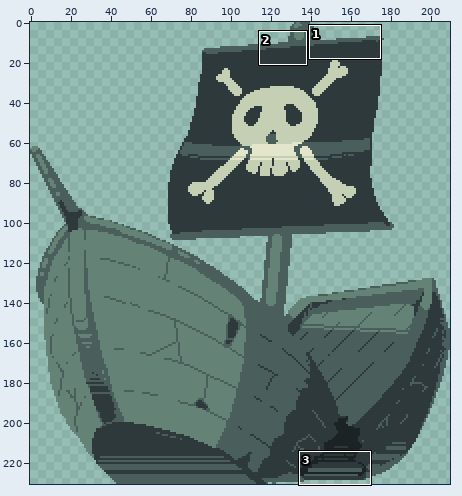
Pixel-art file -- Landmarks/PirateShip/pirate-ship.aseprite. The first picture is a wide view before the edit; the outline marks the close-up.
Close-up. As it was:
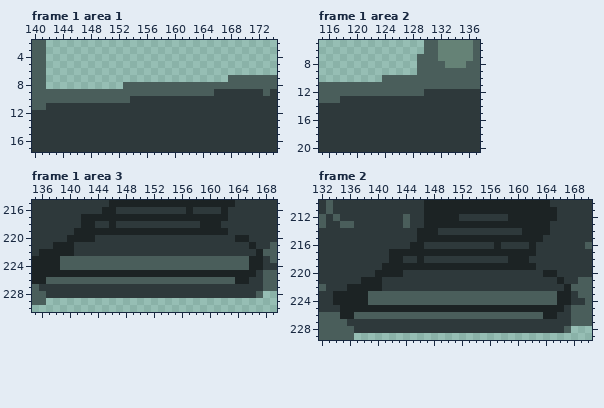
210x231 pixels, 4 frames. Shown: frame 1 area 1: x 140..174, y 2..17; frame 1 area 2: x 115..137, y 5..20; frame 1 area 3: x 135..169, y 215..230; frame 2: x 132..170, y 210..229. The commit also changed other frames or places, which this record leaves out.
After the commit:
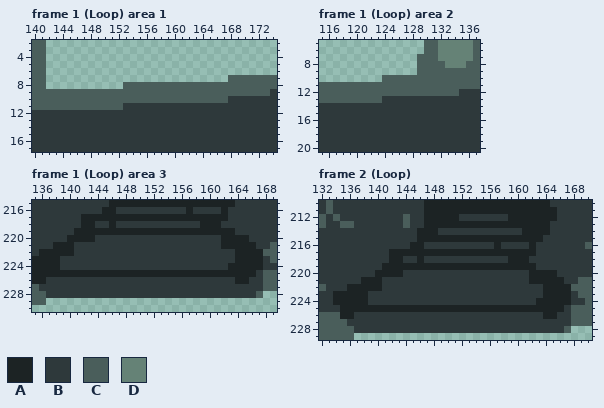
Palette (. is transparent): A #1c2324  B #2e393b  C #4a5e5b  D #658276
Log entry: WIP frame finishing
What changed:
layer "sail-rough anim" removed
--- frame 1 (Loop) area 1
@@ x 140..174 @@
  8 CC...........CCCCCCCCCCCCCCCCCCCCCC
- 9 CCCCCCCCCCCCCCCCCCCCCCCCCCBBBBBBBCB
-10 CCCCCCCCCCCCCCBBBBBBBBBBBBBBBBBBBBB
-11 CCBBBBBBBBBBBBBBBBBBBBBBBBBBBBBBBBB
+ 9 CCCCCCCCCCCCCCCCCCCCCCCCCCCCCCCCCCB
+10 CCCCCCCCCCCCCCCCCCCCCCCCCCCCBBBBBBB
+11 CCCCCCCCCCCCCBBBBBBBBBBBBBBBBBBBBBB
 12 BBBBBBBBBBBBBBBBBBBBBBBBBBBBBBBBBBB
--- frame 1 (Loop) area 2
@@ x 115..137 @@
 11 CCCCCCCCCCCCCCCCCCCCCCC
-12 CCCCCCCCCCCCCCCBBBBBBBB
-13 CCCBBBBBBBBBBBBBBBBBBBB
+12 CCCCCCCCCCCCCCCCCCCCBBB
+13 CCCCCCCCCBBBBBBBBBBBBBB
 14 BBBBBBBBBBBBBBBBBBBBBBB
--- frame 1 (Loop) area 3, layers "sail", "ship"
@@ x 135..169 @@
 218 BBBBBBBAABBABBBBBBBBBBBBAAABBBBBBBB
-219 BBBBBBAAAAAAAAAAAAAAAAAAAAAABBBBBBB
-220 BBBBBAAAABBBBBBBBBBBBBBBBBBBBAABBBB
-221 BBBAAABBBBBBBBBBBBBBBBBBBBBBBBBABBC
-222 BAAAAABBBBBBBBBBBBBBBBBBBBBBBBBBACC
-223 AAAACCCCCCCCCCCCCCCCCCCCCCCCCCCAABC
-224 AAAACCCCCCCCCCCCCCCCCCCCCCCCCCCAABB
+219 BBBBBBAAAAAAAAAAAAAAAAAAAAAAABBBBBB
+220 BBBBBAAAABBBBBBBBBBBBBBBBBBAAAABBBB
+221 BBBAAABBBBBBBBBBBBBBBBBBBBBAAAAABBC
+222 BAAAAABBBBBBBBBBBBBBBBBBBBBBBAAAACC
+223 AAAABBBBBBBBBBBBBBBBBBBBBBBBBAAAABC
+224 AAAABBBBBBBBBBBBBBBBBBBBBBBBAAAAABB
 225 AAAAAAAAAAAAAAAAAAAAAAAAAAAAAAAABCC
-226 AACCCCCCCCCCCCCCCCCCCCCCCCCCCAABBCC
+226 AABBBBBBBBBBBBBBBBBBBBBBBBBBBAABBCC
 227 CBBBBBBBBBBBBBBBBBBBBBBBBBBBBBBBBCC
--- frame 2 (Loop), layer "ship"
@@ x 132..170 @@
 219 BBBBBBBBBAAAAAAAAAAAAAAAAAAAAAABBBBBBBB
-220 BBBBBBBBAAAABBBBBBBBBBBBBBBBBBBBAABBBBB
-221 BBBBBBAAABBBBBBBBBBBBBBBBBBBBBBBBBABBCC
-222 CBBBAAAAABBBBBBBBBBBBBBBBBBBBBBBBBBACCC
-223 BBAAAAACCCCCCCCCCCCCCCCCCCCCCCCCCCAABCC
-224 BBAAAAACCCCCCCCCCCCCCCCCCCCCCCCCCCAABBC
+220 BBBBBBBBAAAABBBBBBBBBBBBBBBBBBAAAABBBBB
+221 BBBBBBAAABBBBBBBBBBBBBBBBBBBBBAAAAABBCC
+222 CBBBAAAAABBBBBBBBBBBBBBBBBBBBBBBAAAACCC
+223 BBAAAAABBBBBBBBBBBBBBBBBBBBBBBBBAAAABCC
+224 BBAAAAABBBBBBBBBBBBBBBBBBBBBBBBAAAAABBC
 225 BBBAAAAAAAAAAAAAAAAAAAAAAAAAAAAAAAABCCC
-226 CCCAACCCCCCCCCCCCCCCCCCCCCCCCCCCAABBCCC
+226 CCCAABBBBBBBBBBBBBBBBBBBBBBBBBBBAABBCCC
 227 CCCCBBBBBBBBBBBBBBBBBBBBBBBBBBBBBBBBCCC
Pixel boxes of the changes (left, top, right, bottom) in both close-ups:
changed: (46, 89, 263, 110)
changed: (424, 89, 459, 96)
changed: (340, 96, 382, 103)
changed: (46, 228, 256, 284)
changed: (354, 270, 564, 319)
